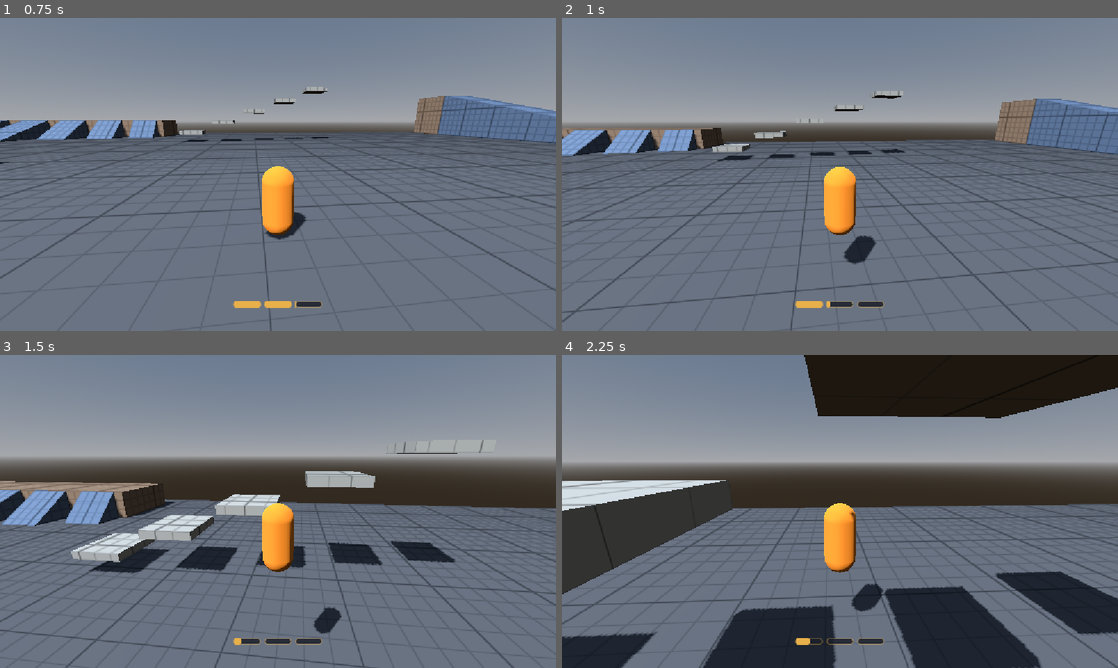
Above: before the commit, frames 1-4 (two rows, left to right).
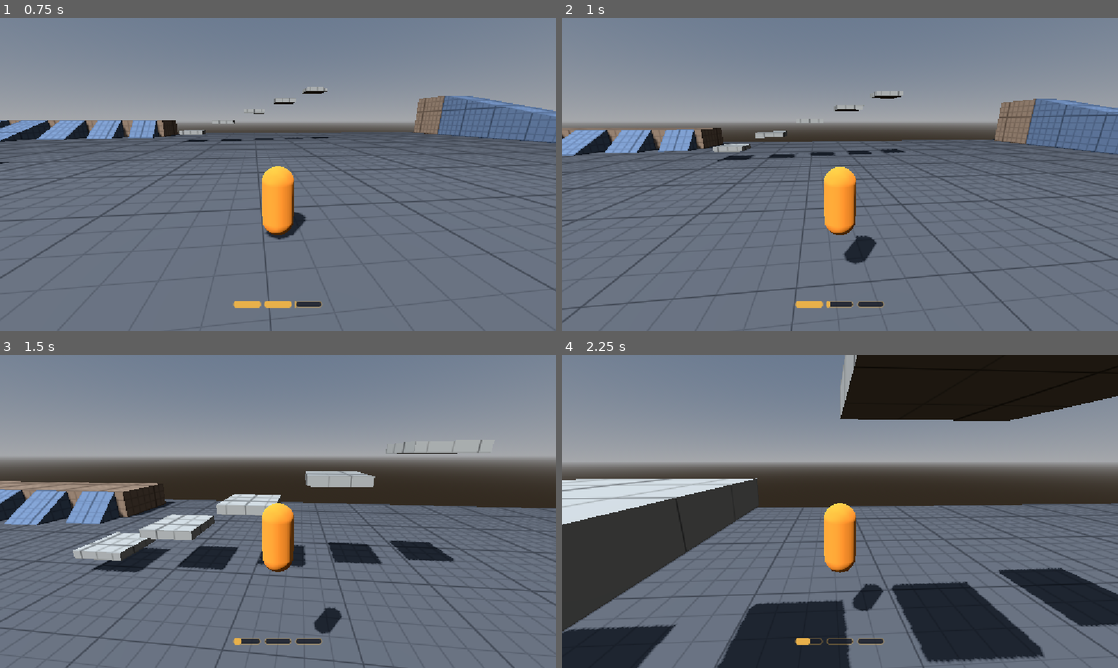
Above: after the commit, the same moments.

Repository: UriBokchoi/BroGuild
Game: Godot game, scene res://levels/test_gym/test_gym.tscn
Same seed, same stepped clock (60 frames per second), same inputs: the game is played once before the commit and once after it.
Inputs (mouse positions are in pixels of both pictures, inside the frame that each line leads up to):
- Up to frame 1 (0.75 s): tap Enter at 0.5 s; move the mouse to (305, 174) at 0.52 s; hold W (move_forward) from 0.53 s (still down); tap Shift (dash) at 0.6 s; click (305, 174) at 0.67 s
- Up to frame 2 (1 s): keep holding W (move_forward); tap Space (jump) at 0.77 s; tap Ctrl (slide) at 0.8 s
- Up to frame 3 (1.5 s): keep holding W (move_forward); tap Space (jump) at 1.07 s; move the mouse to (250, 511) at 1.27 s; tap Ctrl (slide) at 1.35 s
- Up to frame 4 (2.25 s): keep holding W (move_forward); tap Space (jump) at 1.52, 1.55, 1.82, 2.1 s; move the mouse to (851, 505) at 2.02 s

Frame 1 is identical in both runs. In frame 2, 1.5% of the frame differs, in the area x 0-100%, y 23-100%; in frame 3, 2.1%; in frame 4, 14%, in the area x 0-100%, y 0-100%.

Commit message:
feat(movement): el slide corta el dash en el suelo con su impulso
Ctrl a mitad de un dash en el suelo pasa a slide con la velocidad del
dash (Slide interrumpe a Dash); cortarlo abre la ventana del dash-jump.
En el aire no hace nada.

Co-Authored-By: Claude Opus 5.5 <noreply@anthropic.com>

Diff:
--- a/entities/player/player.tscn
+++ b/entities/player/player.tscn
@@ -124,10 +124,11 @@
 committed = true
 cancels_committed = true
 
-[node name="Slide" type="Node" parent="Movement"]
+[node name="Slide" type="Node" parent="Movement" node_paths=PackedStringArray("interrupts")]
 script = ExtResource("19_slide")
 trigger_action = &"slide"
 committed = true
+interrupts = [NodePath("../Dash")]
 
 [node name="SlideJump" type="Node" parent="Movement" node_paths=PackedStringArray("interrupts")]
 script = ExtResource("20_slide_jump")
--- a/entities/player/states/dash_state.gd
+++ b/entities/player/states/dash_state.gd
@@ -5,7 +5,9 @@
 ## [code]air_dashes[/code] (se recuperan al tocar suelo). En la escena es comprometido y cancela
 ## cualquier acción (también otro dash). Al terminar, la velocidad horizontal se queda en
 ## [code]dash_exit_speed[/code] como mucho; pero si se mantiene Ctrl en el suelo, pasa a
-## [member slide] con toda la velocidad del dash (el slide alarga el dash, sin gastar más).
+## [member slide] con toda la velocidad del dash (el slide alarga el dash, sin gastar más). El
+## slide también puede cortarlo a mitad en el suelo (en la escena, lo lista en sus
+## [code]interrupts[/code]); en los dos casos se abre la ventana del dash-jump.
 
 ## Estado de slide al que pasa al terminar si se mantiene Ctrl. Vacío: no hay dash → slide.
 @export var slide: State
@@ -50,6 +52,12 @@
 	settle()
 
 
+func exit(next: State) -> void:
+	# Cortado por el slide cuenta como acabado: dash → slide → dash-jump sigue funcionando.
+	if next == slide:
+		ctx.dash_end_time = ctx.elapsed
+
+
 func time_left() -> float:
 	return maxf(_time_left, 0.0)
 
--- a/tests/integration/entities/player/test_player_slide.gd
+++ b/tests/integration/entities/player/test_player_slide.gd
@@ -65,6 +65,31 @@
 	assert_gt(_speed(), _move.dash_exit_speed, "sin el recorte de salida del dash")
 
 
+func test_ctrl_in_the_middle_of_a_ground_dash_cuts_it_into_a_slide() -> void:
+	await wait_physics_frames(SETTLE_FRAMES)
+	_player.movement.request(InputActions.DASH)
+	await wait_physics_frames(3)
+	assert_true(_player.movement.current is DashState, "a mitad del dash")
+	Input.action_press(InputActions.SLIDE)
+	_player.movement.request(InputActions.SLIDE)
+	await wait_physics_frames(2)
+	assert_true(_player.movement.current is SlideState, "el slide corta el dash")
+	assert_gt(_speed(), _move.dash_exit_speed, "con el impulso del dash")
+	assert_true(_player.context.is_dash_jump_open(), "cortarlo abre la ventana del dash-jump")
+
+
+func test_ctrl_does_not_cut_an_air_dash() -> void:
+	await wait_physics_frames(SETTLE_FRAMES)
+	_player.movement.request(InputActions.JUMP)
+	await wait_physics_frames(8)
+	_player.movement.request(InputActions.DASH)
+	await wait_physics_frames(2)
+	Input.action_press(InputActions.SLIDE)
+	_player.movement.request(InputActions.SLIDE)
+	await wait_physics_frames(2)
+	assert_true(_player.movement.current is DashState, "en el aire, el slide no entra")
+
+
 ## Corre hacia delante a toda velocidad y empieza a deslizar manteniendo Ctrl.
 func _run_and_slide() -> void:
 	await wait_physics_frames(SETTLE_FRAMES)
Not shown, changed: docs/DECISIONES.md
Not shown, changed: docs/ROADMAP.md
